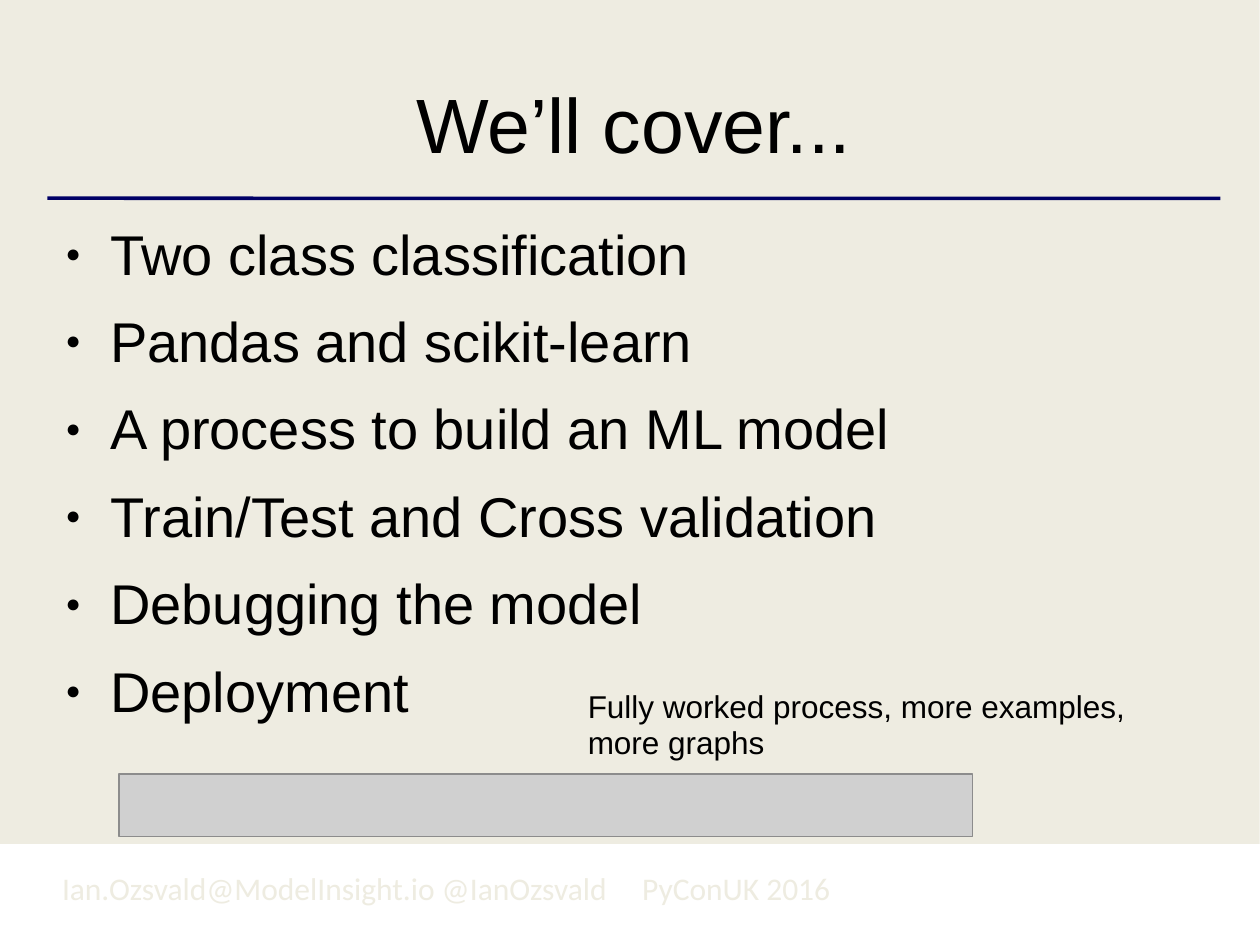
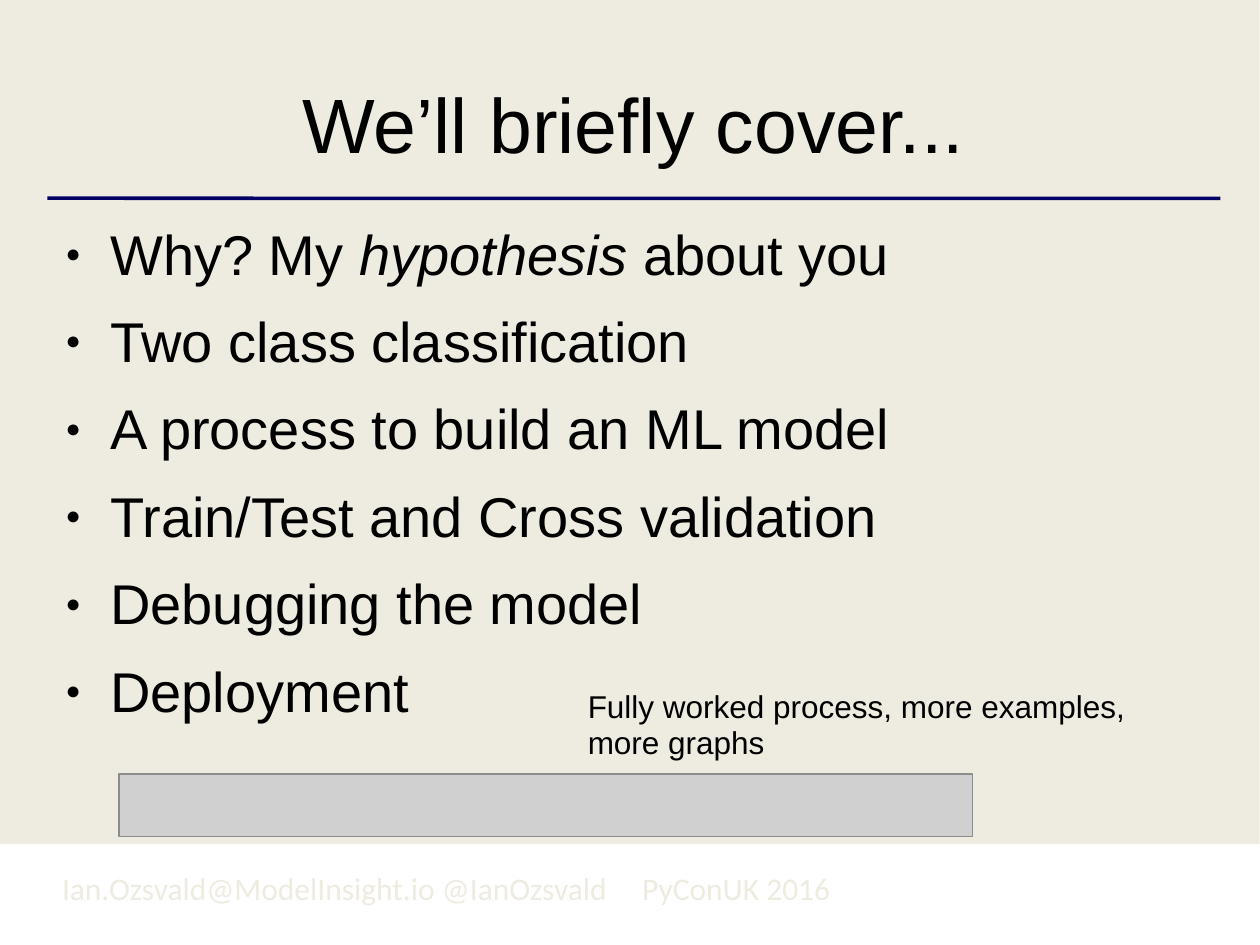
Before and after one commit to ianozsvald/pyconuk_using_sklearn_classification, a slide deck: slide 3 of PyConUK2016_ML_Ian.odp. Drawn at 1260x945 pixels with LibreOffice and Linux fonts; fonts in the diff are those of the drawing; grey boxes stand for pictures; background and template pictures are left out. Boxes give left, top, right and bottom in pixels: in the first picture for what was removed or moved away, otherwise in the second. Text is boxed around its words. In the diff, an @@ line names an element or a change of style, - is before the commit and + after.

```diff
--- a/PyConUK2016_ML_Ian.odp
+++ b/PyConUK2016_ML_Ian.odp
@@ title at box(303, 97, 964, 168): text changed @@
-We’ll cover...
+We’ll briefly cover...
@@ text at box(110, 234, 889, 285): paragraph added @@
+● Why? My hypothesis about you
@@ text at box(110, 321, 693, 363): paragraph removed @@
-● Pandas and scikit-learn
```
Also in this commit, not shown: 10 other slides changed, 1 slide added, 2 other files.
